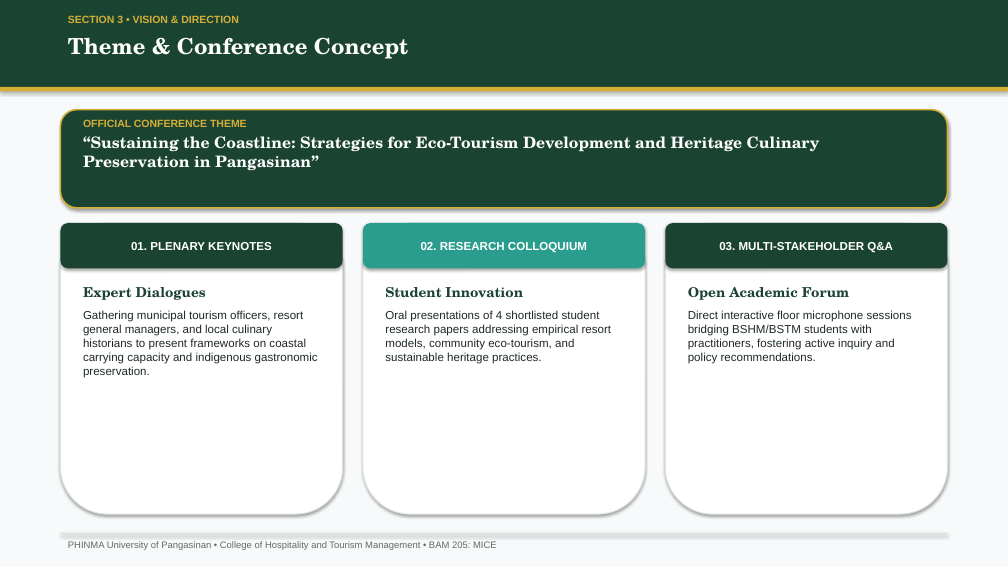
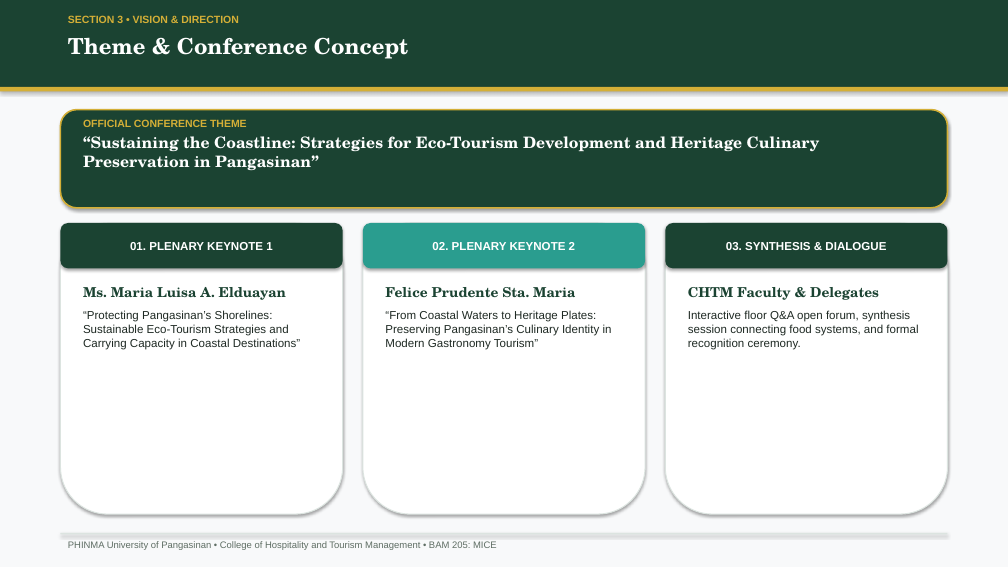
Before and after one commit to Yooxowie/PECS2026, a slide deck: slide 3 of PECS_2026_Animated_Presentation.pptx. Drawn at 1008x567 pixels with LibreOffice and Linux fonts; fonts in the diff are those of the drawing. Boxes give left, top, right and bottom in pixels: in the first picture for what was removed or moved away, otherwise in the second. Text is boxed around its words. In the diff, an @@ line names an element or a change of style, - is before the commit and + after.

Commit message:
feat: Update program flow with Keynotes Ms. Elduayan & Ms. Sta. Maria and synthesis session

```diff
--- a/PECS_2026_Animated_Presentation.pptx
+++ b/PECS_2026_Animated_Presentation.pptx
@@ text in rounded rectangle at (130,242,272,250): text changed @@
-01. PLENARY KEYNOTES
+01. PLENARY KEYNOTE 1
@@ text in rounded rectangle at (432,242,575,250): text changed @@
-02. RESEARCH COLLOQUIUM
+02. PLENARY KEYNOTE 2
@@ text in rounded rectangle at (726,242,886,250): text changed @@
-03. MULTI-STAKEHOLDER Q&A
+03. SYNTHESIS & DIALOGUE
@@ text at (83,287,301,350): text changed @@
-Expert Dialogues
-Gathering municipal tourism officers, resort general managers, and local culinary historians to present frameworks on coastal carrying capacity and indigenous gastronomic preservation.
+Ms. Maria Luisa A. Elduayan
+“Protecting Pangasinan’s Shorelines: Sustainable Eco-Tourism Strategies and Carrying Capacity in Coastal Destinations”
@@ text at (385,287,612,350): text changed @@
-Student Innovation
-Oral presentations of 4 shortlisted student research papers addressing empirical resort models, community eco-tourism, and sustainable heritage practices.
+Felice Prudente Sta. Maria
+“From Coastal Waters to Heritage Plates: Preserving Pangasinan’s Culinary Identity in Modern Gastronomy Tourism”
@@ text at (688,287,918,350): text changed @@
-Open Academic Forum
-Direct interactive floor microphone sessions bridging BSHM/BSTM students with practitioners, fostering active inquiry and policy recommendations.
+CHTM Faculty & Delegates
+Interactive floor Q&A open forum, synthesis session connecting food systems, and formal recognition ceremony.
```
Also in this commit, not shown: 14 other slides changed, 5 other files.
